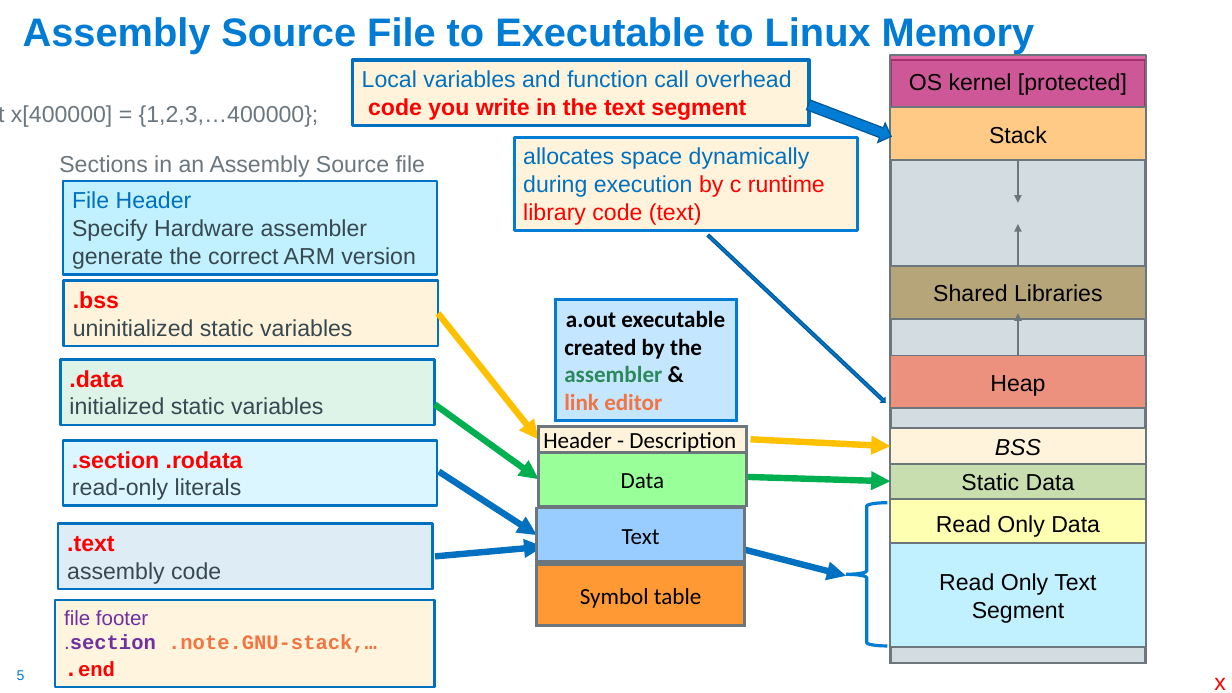
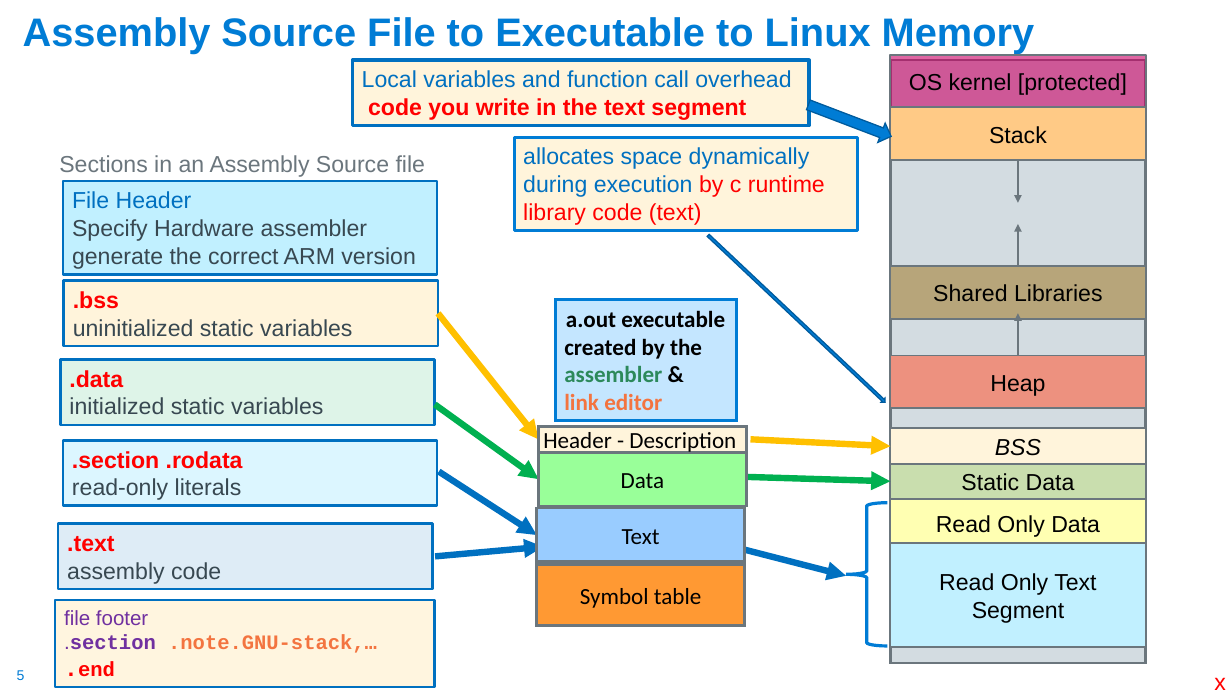
Before and after one commit to cse30-sp24/Muller-Slides, a slide deck: slide 5 of Lecture-15.pptx. Drawn at 1232x693 pixels with LibreOffice and Linux fonts; fonts in the diff are those of the drawing. Boxes give left, top, right and bottom in pixels: in the first picture for what was removed or moved away, otherwise in the second. Text is boxed around its words. In the diff, an @@ line names an element or a change of style, - is before the commit and + after.

```diff
--- a/Lecture-15.pptx
+++ b/Lecture-15.pptx
@@ text removed at [11, 105, 319, 127] @@
-int x[400000] = {1,2,3,…400000};
```
Also in this commit, not shown: 4 other slides changed, 2 slides removed, 1 other file.
